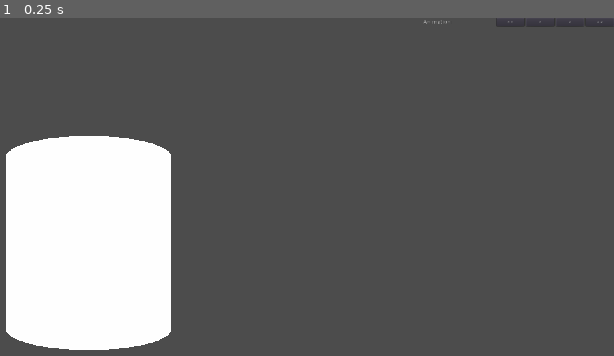
Above: before the commit, frame 1.
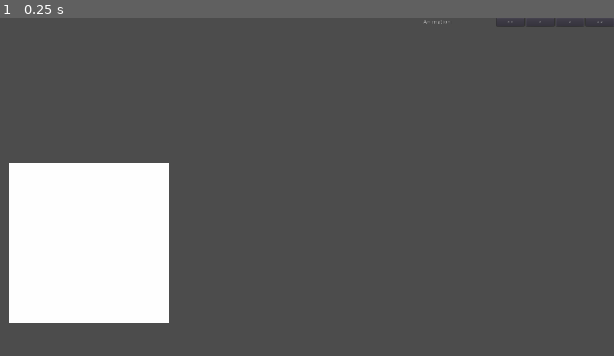
Above: after the commit, the same moment.

Repository: cevenaris/spritesheetsFrom3d
Game: Godot game, scene res://mainScene.tscn
The game is run twice, just before and just after one commit, with the same random seed, the same clock (stepped at 60 frames per second) and the same inputs.
Inputs:
- Up to frame 1 (0.25 s): no input

The runs differ from the first frame. In frame 1, 4.0% of the frame differs, in the area x 0-28%, y 34-99%.

Commit message:
figured out how to make the viewport capture feature work in a test scene

Diff:
--- a/src/editor/cam.gd
+++ b/src/editor/cam.gd
@@ -6,8 +6,8 @@
 const RESET_ROTATION = Vector3.ZERO
 const MAX_ZOOM_IN = 0.1
 
-var MOVE_SENS = 0.03
-var ZOOM_SENS = 0.02
+var MOVE_SENS = 0.08
+var ZOOM_SENS = 0.2
 
 var cam : Camera
 
@@ -19,12 +19,13 @@
 func _input(event):
 	if Input.is_action_pressed("editor_pan1") and Input.is_action_pressed("editor_pan2"):
 		if event is InputEventMouseMotion:
-			cam.translate(Vector3(-event.relative.x, event.relative.y, 0) * MOVE_SENS)
+			var norm : Vector2 = event.relative.normalized()
+			cam.translate(Vector3(-norm.x, norm.y, 0) * MOVE_SENS)
 
 	elif Input.is_action_pressed("editor_rotate"):
 		if event is InputEventMouseMotion:
 			var norm : Vector2 = event.relative.normalized()
-			self.rotate_y(norm.x * MOVE_SENS)
+			self.rotate_y(-norm.x * MOVE_SENS)
 			$PivotX.rotate_x(-norm.y * MOVE_SENS)
 
 	elif Input.is_action_pressed("editor_zoomIn") or Input.is_action_pressed("editor_zoomOut"):
@@ -41,5 +42,6 @@
 		self.rotation = RESET_ROTATION
 
 
-func manage_rotation(x, y):
-	pass
+func get_camera() -> Camera:
+	var rv : Camera = $PivotX/Camera
+	return rv
--- a/src/editor/clear_env.tres
+++ b/src/editor/clear_env.tres
@@ -1,4 +1,6 @@
 [gd_resource type="Environment" format=2]
 
 [resource]
+background_mode = 1
+background_color = Color( 0, 0, 0, 0 )
 ambient_light_color = Color( 1, 1, 1, 1 )
--- a/src/editor/myEditor.gd
+++ b/src/editor/myEditor.gd
@@ -2,57 +2,21 @@
 class_name MyEditor
 
 
-const MOVE_SENS = 0.005
-const SCROLL_SENS = 0.2
-#const RESET_POS : Transform =
-
-
-var cam : Camera
-var pivot : Spatial
 var totalTime = 0
 
 
 # Called when the node enters the scene tree for the first time.
 func _ready():
-	cam = $placeHolder/Pivot/Camera
-	pivot = $placeHolder/Pivot
 	pass # Replace with function body.
 
 
 func _process(delta):
-#	test(delta)
 	pass
 
 
 func _input(event):
-	if Input.is_action_pressed("editor_pan1") and Input.is_action_pressed("editor_pan2"):
-		if event is InputEventMouseMotion:
-			cam.translate(Vector3(-event.relative.x, event.relative.y, 0) * MOVE_SENS)
-
-	elif Input.is_action_pressed("editor_rotate"):
-		if event is InputEventMouseMotion:
-			pivot.rotate_y(event.relative.x * MOVE_SENS)
-			pivot.rotate_x(event.relative.y * MOVE_SENS)
-
-	elif Input.is_action_pressed("editor_zoomIn") or Input.is_action_pressed("editor_zoomOut"):
-		if event is InputEventMouseButton:
-			if event.is_pressed():
-				if event.button_index == BUTTON_WHEEL_DOWN:
-					cam.translate(Vector3(0, 0, event.factor * SCROLL_SENS))
-				if event.button_index == BUTTON_WHEEL_UP:
-					cam.translate(Vector3(0, 0, -event.factor * SCROLL_SENS))
-
-
-func zoom(amount : int):
 	pass
 
 
-func input_stuff():
-	if Input.is_action_pressed("editor_rotate"):
-		print("hi")
-
-
-func test(delta):
-	totalTime += delta
-	var a = 4 * sin(0.25 * totalTime * PI)
-	cam.translation = Vector3(0, 0, a)
+func get_camera() -> Camera:
+	return $PivotY.get_camera()
--- a/src/editor/myEditor.tscn
+++ b/src/editor/myEditor.tscn
@@ -1,11 +1,9 @@
 [gd_scene load_steps=4 format=2]
 
 [ext_resource path="res://editor/myEditor.gd" type="Script" id=1]
+[ext_resource path="res://editor/cam.tscn" type="PackedScene" id=2]
 
-[sub_resource type="CylinderMesh" id=1]
-
-[sub_resource type="Environment" id=2]
-ambient_light_color = Color( 1, 1, 1, 1 )
+[sub_resource type="CubeMesh" id=1]
 
 [node name="myEditor" type="Spatial"]
 script = ExtResource( 1 )
@@ -19,9 +17,4 @@
 mesh = SubResource( 1 )
 material/0 = null
 
-[node name="Pivot" type="Spatial" parent="placeHolder"]
-
-[node name="Camera" type="Camera" parent="placeHolder"]
-transform = Transform( 1, 0, 0, 0, 1, 0, 0, 0, 1, 0, 0, 4 )
-environment = SubResource( 2 )
-current = true
+[node name="PivotY" parent="." instance=ExtResource( 2 )]
--- a/src/mainScene.gd
+++ b/src/mainScene.gd
@@ -2,6 +2,16 @@
 
 
 var screenSize : Vector2
+var textures : Array = []
+
+var hbc : HBoxContainer
+var vpc: ViewportContainer
+var vp: Viewport
+
+var texture_width = 800
+var texture_height = 400
+
+var saveLoc : String = "res://tests/spriteSheetTest.png"
 
 
 # Called when the node enters the scene tree for the first time.
@@ -9,8 +19,57 @@
 	screenSize.x = ProjectSettings.get_setting("display/window/size/width")
 	screenSize.y = ProjectSettings.get_setting("display/window/size/height")
 	$HBoxContainer.rect_size = screenSize
+
+	vp = $HBoxContainer/ViewportContainer/Viewport
 	pass # Replace with function body.
+
+#	test(vp.get_texture())
 
 
 func _process(delta):
 	pass
+
+
+func _input(event):
+	if event is InputEventKey:
+		if Input.is_action_just_pressed("viewport_get_image"):
+#			var image : Texture = vp.get_texture()
+#			textures.append(image)
+#			print(textures)
+			var image : ViewportTexture = vp.get_texture()
+			textures.append(image)
+			print(textures)
+#			swap_viewports()
+
+		elif Input.is_action_just_pressed("test_save_sheet"):
+			print("s pressed")
+			save_spriteSheet(create_spriteSheet())
+
+
+#
+#func test(text : Texture):
+#	var img : Image = text.get_data()
+#	var pba : PoolByteArray = img.get_data()
+#	print(pba.size())
+
+
+func create_spriteSheet() -> Image:
+	var x = textures[0].get_width()
+	var y = textures[0].get_height() * textures.size()
+
+	var pba : PoolByteArray = PoolByteArray()
+	for i in textures:
+		print(i.get_data())
+#		var toFlip = i.get_data()
+#		toFlip.flip_y()
+#		var flipped = toFlip.get_data()
+		pba.append_array(i.get_data().get_data())
+
+	var rv : Image = Image.new()
+	rv.create_from_data(x, y, false, Image.FORMAT_RGBAH, pba)
+
+	return rv
+
+
+func save_spriteSheet(imgSheet : Image):
+	imgSheet.save_png(saveLoc)
--- a/src/project.godot
+++ b/src/project.godot
@@ -73,6 +73,17 @@
 "events": [ Object(InputEventKey,"resource_local_to_scene":false,"resource_name":"","device":0,"alt":false,"shift":false,"control":false,"meta":false,"command":false,"pressed":false,"scancode":82,"unicode":0,"echo":false,"script":null)
  ]
 }
+viewport_get_image={
+"deadzone": 0.5,
+"events": [ Object(InputEventKey,"resource_local_to_scene":false,"resource_name":"","device":0,"alt":false,"shift":false,"control":false,"meta":false,"command":false,"pressed":false,"scancode":16777221,"unicode":0,"echo":false,"script":null)
+, Object(InputEventKey,"resource_local_to_scene":false,"resource_name":"","device":0,"alt":false,"shift":false,"control":false,"meta":false,"command":false,"pressed":false,"scancode":32,"unicode":0,"echo":false,"script":null)
+ ]
+}
+test_save_sheet={
+"deadzone": 0.5,
+"events": [ Object(InputEventKey,"resource_local_to_scene":false,"resource_name":"","device":0,"alt":false,"shift":false,"control":false,"meta":false,"command":false,"pressed":false,"scancode":83,"unicode":0,"echo":false,"script":null)
+ ]
+}
 
 [rendering]
 
--- /dev/null
+++ b/src/tests/ViewportTextureUpdateTest.gd
@@ -0,0 +1,68 @@
+extends Control
+
+var vp : Viewport
+var editorScene = preload("res://editor/myEditor.tscn")
+var editor : MyEditor
+var textures : Array = []
+var saveLoc = "res://tests/VTUT.png"
+
+
+func _ready():
+	vp = $HBoxContainer/ViewportContainer/Viewport
+	editor = editorScene.instance()
+	vp.add_child(editor)
+	print_tree_pretty()
+	vp.render_target_update_mode = Viewport.UPDATE_ALWAYS
+	print(vp.get_camera().current)
+
+	print(vp.get_texture().get_data().get_data().size())
+
+
+
+
+func _input(event):
+	if Input.is_action_just_pressed("ui_select"):
+		var pivotY = $HBoxContainer/ViewportContainer/Viewport.get_child(0).get_child(1)
+		var transY = pivotY.transform
+		var transX = pivotY.get_child(0).transform
+		var dupe = $HBoxContainer/ViewportContainer.duplicate()
+		print(dupe.get_child(0).name)
+		print(dupe.name)
+		$HBoxContainer.remove_child($HBoxContainer.get_child(0))
+		$HBoxContainer.add_child(dupe)
+		$HBoxContainer.move_child(dupe, 0)
+		var pivotY2 = dupe.get_child(0).get_child(0).get_child(1)
+		pivotY2.transform = transY
+		pivotY2.get_child(0).transform = transX
+		print_tree_pretty()
+
+		textures.append(dupe.get_child(0).get_texture())
+
+	if Input.is_action_just_pressed("ui_cancel"):
+		saveSheet()
+
+
+func saveSheet():
+	var x = textures[0].get_width()
+	var y = textures[0].get_height() * textures.size()
+
+	var pba : PoolByteArray = PoolByteArray()
+	for i in textures:
+		print(i.get_data())
+#		var toFlip = i.get_data()
+#		toFlip.flip_y()
+#		var flipped = toFlip.get_data()
+		pba.append_array(i.get_data().get_data())
+
+	var rv : Image = Image.new()
+	rv.create_from_data(x, y, false, Image.FORMAT_RGBAH, pba)
+
+	rv.save_png(saveLoc)
+
+		# It seems that
+		# viewports will only display correctly if and only if
+		# they are in a viewport container
+		# which must then be put into another container(like the HBoxContainer)
+		# Then the preview shows up in the editor and they work properly in the
+		# app window too
+		# wack
--- /dev/null
+++ b/src/tests/ViewportTextureUpdateTest.tscn
@@ -0,0 +1,56 @@
+[gd_scene load_steps=3 format=2]
+
+[ext_resource path="res://tests/ViewportTextureUpdateTest.gd" type="Script" id=1]
+[ext_resource path="res://editor/myEditor.tscn" type="PackedScene" id=2]
+
+[node name="Control" type="Control"]
+anchor_right = 1.0
+anchor_bottom = 1.0
+script = ExtResource( 1 )
+__meta__ = {
+"_edit_use_anchors_": false
+}
+
+[node name="HBoxContainer" type="HBoxContainer" parent="."]
+margin_right = 1920.0
+margin_bottom = 1080.0
+__meta__ = {
+"_edit_use_anchors_": false
+}
+
+[node name="ViewportContainer" type="ViewportContainer" parent="HBoxContainer"]
+margin_right = 958.0
+margin_bottom = 1080.0
+size_flags_horizontal = 3
+size_flags_vertical = 3
+size_flags_stretch_ratio = 0.5
+stretch = true
+__meta__ = {
+"_edit_use_anchors_": false
+}
+
+[node name="Viewport" type="Viewport" parent="HBoxContainer/ViewportContainer"]
+size = Vector2( 958, 1080 )
+transparent_bg = true
+handle_input_locally = false
+render_target_update_mode = 3
+
+[node name="ViewportContainer2" type="ViewportContainer" parent="HBoxContainer"]
+margin_left = 962.0
+margin_right = 1920.0
+margin_bottom = 1080.0
+size_flags_horizontal = 3
+size_flags_vertical = 3
+size_flags_stretch_ratio = 0.5
+stretch = true
+__meta__ = {
+"_edit_use_anchors_": false
+}
+
+[node name="Viewport" type="Viewport" parent="HBoxContainer/ViewportContainer2"]
+size = Vector2( 958, 1080 )
+transparent_bg = true
+handle_input_locally = false
+render_target_update_mode = 3
+
+[node name="myEditor" parent="HBoxContainer/ViewportContainer2/Viewport" instance=ExtResource( 2 )]
Binary file added: src/tests/VTUT.png
Not shown, added: src/tests/VTUT.png.import
Binary file added: src/tests/spriteSheetTest.png
Not shown, added: src/tests/spriteSheetTest.png.import
